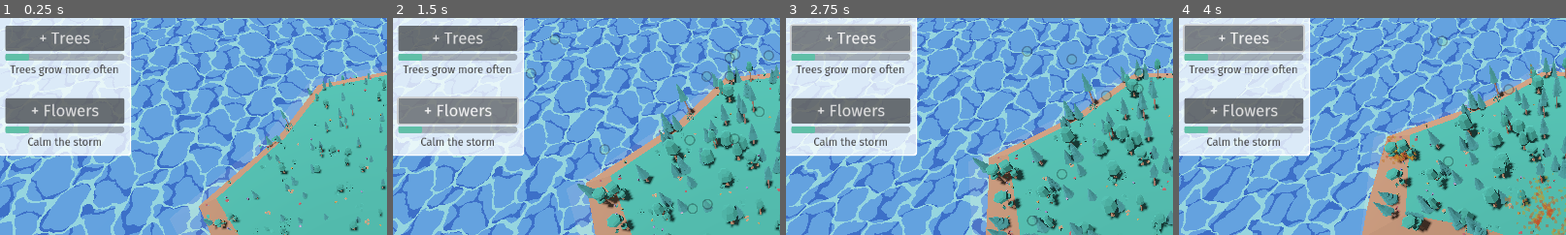
Above: before the commit, frames 1-4 (left to right).
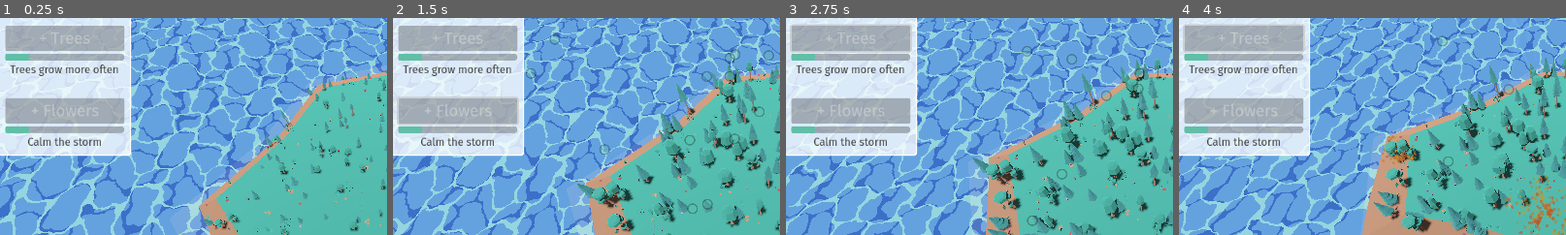
Above: after the commit, the same moments.

Repository: lumi-a/ecotomata
Game: Godot game, scene res://main.tscn
Two runs of this game, one before a commit and one after it. Both use one fixed random seed, a clock stepped at 60 frames per second and the inputs below.
Inputs (mouse positions are % of the whole screen's width and height, from its top left):
- Up to frame 1 (0.25 s): no input
- Up to frame 2 (1.5 s): click (8, 14) at 0.5 s, where only the run before the commit has a clickable "+ Trees"; click (8, 31) at 1.25 s, where only the run before the commit has a clickable "+ Flowers"
- Up to frame 3 (2.75 s): click (8, 14) at 2 s, where only the run before the commit has a clickable "+ Trees"
- Up to frame 4 (4 s): click (8, 31) at 2.75 s, where only the run before the commit has a clickable "+ Flowers"; click (8, 14) at 3.5 s, where only the run before the commit has a clickable "+ Trees"
The pictures show only the part of the screen within x 0-50%, y 9-59%; the shares and areas given below are measured in that part.

The runs differ from the first frame. In frame 1, 6.8% of the frame differs, in the area x 1-33%, y 3-49%; in frame 2, 6.8%; in frame 3, 6.8%; in frame 4, 6.8%.
Error after the commit: Cannot call method 'connect' on a null value. (res://ui.gd:22)

Commit message:
Add ui.gd script

Diff:
--- a/island.gd
+++ b/island.gd
@@ -2,6 +2,7 @@
 
 @export var camera_rotation_node: Node3D
 var camera: Camera3D
+@export var ui_node: Control
 
 const num_initial_sapling_attempts: int = 1000
 const min_neighbor_distance: float = 0.2
@@ -98,6 +99,7 @@
 
 func _ready():
 	camera = camera_rotation_node.get_node("camera")
+
 	space_state = get_world_3d().direct_space_state
 	# Spawn plants
 	for _i in num_plants:
--- a/main.tscn
+++ b/main.tscn
@@ -56,8 +56,6 @@
 transform = Transform3D(1, 0, 0, 0, 1, 0, 0, 0, 1, 0, -0.810748, 0)
 script = ExtResource("4_c1278")
 camera_rotation_node = NodePath("../camera_rotation")
-expected_lightnings_per_second = null
-expected_saplings_per_second = null
 
 [node name="sun" type="DirectionalLight3D" parent="."]
 transform = Transform3D(1, 0, 0, 0, 0.252998, 0.967467, 0, -0.967467, 0.252998, -6.61002, 40.3401, -0.405594)
--- /dev/null
+++ b/ui.gd
@@ -0,0 +1,74 @@
+extends Control
+
+var orb_label: Label
+var tree_buy_button: Button
+var tree_label: Label
+var tree_range: Range
+var flower_buy_button: Button
+var flower_label: Label
+var flower_range: Range
+
+@export var orbs: int = 0
+@export var tree_level: int = 0
+@export var tree_max_level: int = 0
+@export var flower_level: int = 0
+@export var flower_max_level: int = 0
+
+# Called when the node enters the scene tree for the first time.
+func _ready() -> void:
+	orb_label = get_node("orb-label")
+
+	tree_buy_button = get_node("trees-buy")
+	tree_buy_button.connect("pressed", buy_tree)
+	tree_label = get_node("trees-label")
+	tree_range = get_node("trees-range")
+	tree_range.min_value = 0
+	tree_range.max_value = tree_max_level
+
+	flower_buy_button = get_node("flowers-buy")
+	flower_buy_button.connect("pressed", buy_flower)
+	flower_label = get_node("flowers-label")
+	flower_range = get_node("flowers-range")
+	flower_range.min_value = 0
+	flower_range.max_value = flower_max_level
+
+
+var tree_cost: int = 10
+func update_tree_button_text():
+	if tree_level <= tree_max_level:
+		tree_buy_button.text = "+ Trees: O" + str(tree_cost)
+	else:
+		tree_buy_button.text = "+ Trees: Maxed!"
+func buy_tree():
+	if tree_cost <= orbs:
+		orbs -= tree_cost
+		tree_level += 1
+		tree_range.value = tree_level
+		if tree_level < tree_max_level:
+			tree_cost *= 2
+		update_tree_button_text()
+		tree_buy_button.disabled = true
+
+var flower_cost: int = 10
+func update_flower_button_text():
+	if flower_level <= flower_max_level:
+		flower_buy_button.text = "+ Flowers: O" + str(tree_cost)
+	else:
+		flower_buy_button.text = "+ Flowers: Maxed!"
+func buy_flower():
+	if flower_cost <= orbs:
+		orbs -= flower_cost
+		flower_level += 1
+		flower_range.value = flower_level
+		if flower_level < flower_max_level:
+			flower_cost *= 2
+		update_flower_button_text()
+		flower_buy_button.disabled = true
+
+func _process(_delta):
+	orb_label.text = str(orbs)
+
+	if orbs >= tree_cost:
+		tree_buy_button.disabled = false
+	if orbs >= flower_cost:
+		flower_buy_button.disabled = false
--- a/ui.tscn
+++ b/ui.tscn
@@ -1,6 +1,7 @@
-[gd_scene load_steps=6 format=3 uid="uid://5gxvcn5626kc"]
+[gd_scene load_steps=7 format=3 uid="uid://5gxvcn5626kc"]
 
 [ext_resource type="Theme" uid="uid://bw6ohcdth43os" path="res://assets/ui.tres" id="1_5nsp2"]
+[ext_resource type="Script" path="res://ui.gd" id="1_injo3"]
 [ext_resource type="Texture2D" uid="uid://btj7ljt1fqqho" path="res://assets/orb.png" id="2_csf5k"]
 [ext_resource type="Theme" uid="uid://bqd3iuc5i6ovw" path="res://assets/ui-small.tres" id="3_a7ear"]
 
@@ -26,6 +27,7 @@
 anchor_bottom = 1.0
 grow_horizontal = 2
 grow_vertical = 2
+script = ExtResource("1_injo3")
 
 [node name="MarginContainer" type="MarginContainer" parent="."]
 visible = false
@@ -53,7 +55,7 @@
 layout_mode = 2
 texture = ExtResource("2_csf5k")
 
-[node name="orb-counter" type="Label" parent="PanelContainer/VBoxContainer/orb-container"]
+[node name="orb-label" type="Label" parent="PanelContainer/VBoxContainer/orb-container"]
 layout_mode = 2
 
 [node name="trees-container" type="VBoxContainer" parent="PanelContainer/VBoxContainer"]
@@ -61,6 +63,7 @@
 
 [node name="trees-buy" type="Button" parent="PanelContainer/VBoxContainer/trees-container"]
 layout_mode = 2
+disabled = true
 text = "+ Trees"
 
 [node name="trees-range" type="ProgressBar" parent="PanelContainer/VBoxContainer/trees-container"]
@@ -80,6 +83,7 @@
 
 [node name="flowers-buy" type="Button" parent="PanelContainer/VBoxContainer/flowers-container"]
 layout_mode = 2
+disabled = true
 text = "+ Flowers"
 
 [node name="flowers-range" type="ProgressBar" parent="PanelContainer/VBoxContainer/flowers-container"]
Not shown, changed: README.md
